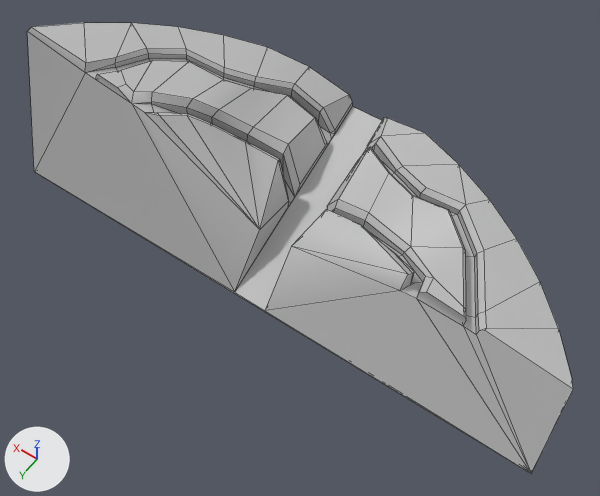
Before and after pictures for a commit that changed the FBX model prototype3/P3/Assets/Models/fav_insert.fbx.
The view is the same before and after, from a camera (50 mm lens) standing at (-5.86, 3.45, 11.5) and looking at (-0.4, -4.19, -0.51). Every picture has the same lights, and +X, +Y and +Z are marked at lower left. Mesh edges are drawn as thin lines. Where no turn or scale is listed for an object, it has been applied to the vertices.

In view in the first picture: 'favela_insert'.
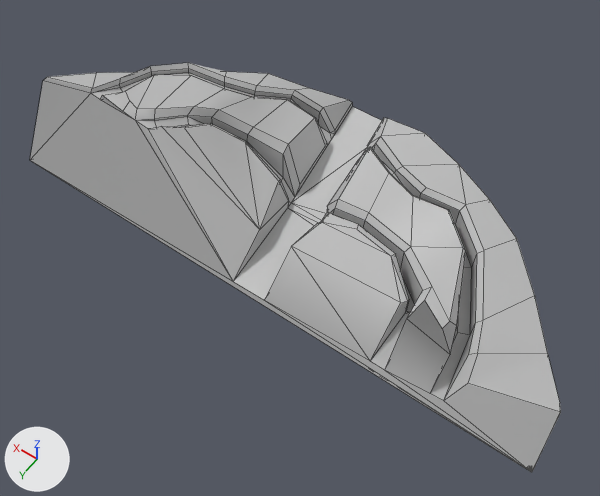
Commit message: fixed favela

Boxes [x1, y1, x2, y2] around the edits, measured in the pictures (600 x 496 px):
'favela_insert', reshaped (9% shorter)
    before: [27, 23, 573, 473]
    after: [30, 63, 561, 472]

What the commit changed:
me_mesh is used by ob_favela_insert; location (0.0, -5.97, 1.1).
me_mesh had 240 vertices, 239 faces and spanned x -5.74..5.74, y -1.02..2.83, z -2.46..0.72.
me_mesh now has 240 vertices, 243 faces and spans x -5.74..5.74, y -1.02..2.83, z -2.41..0.03.
Part 1, on me_mesh:
13 faces are deleted.
13 vertices in x -3.75..5.74, y -1.02..2.83, z -2.46..-1.58 move by (0.0, 0.0, 0.35).
9 vertices in x -2.85..3.42, y 1.67..1.98, z -0.64..0.39 move by (0.0, 0.0, -0.41).
9 vertices in x 1.71..2.4, y 0.07..0.55, z -0.06..0.24 move by (0.0, 0.0, -0.22).
9 vertices in x 3.0..3.57, y 0.37..1.03, z 0.1..0.36 move by (0.0, 0.0, -0.33).
7 vertices in x 3.72..4.29, y 1.44..1.98, z 0.26..0.47 move by (0.0, 0.0, -0.49).
5 vertices in x -1.87..2.36, y 0.14..0.35, z -0.77..0.15 move by (0.0, 0.0, -0.21).
74 vertices move from x -5.74..5.68, y -1.02..2.83, z -2.46..0.72 to x -5.74..5.68, y -1.02..2.83, z -2.41..0.03.
17 new faces join them.
